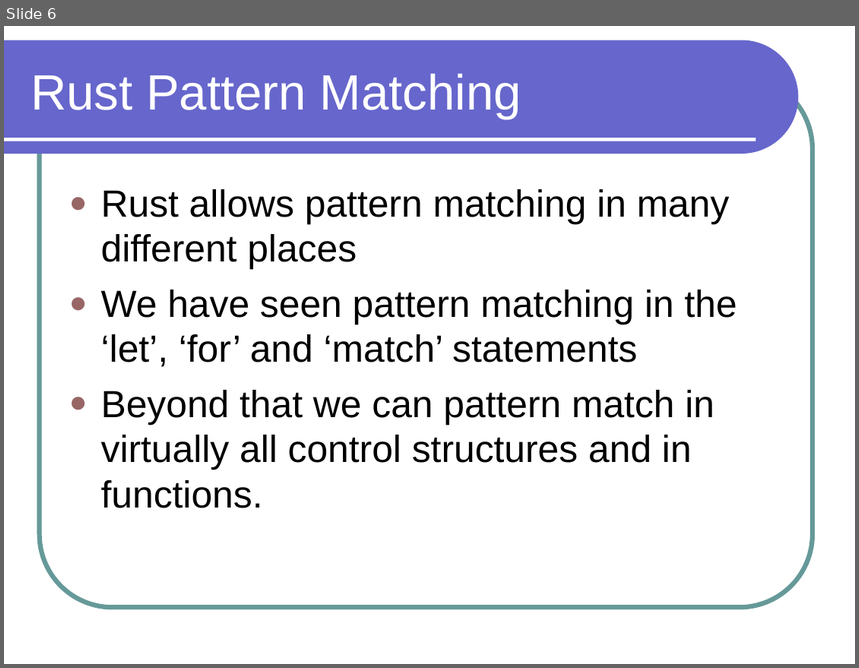
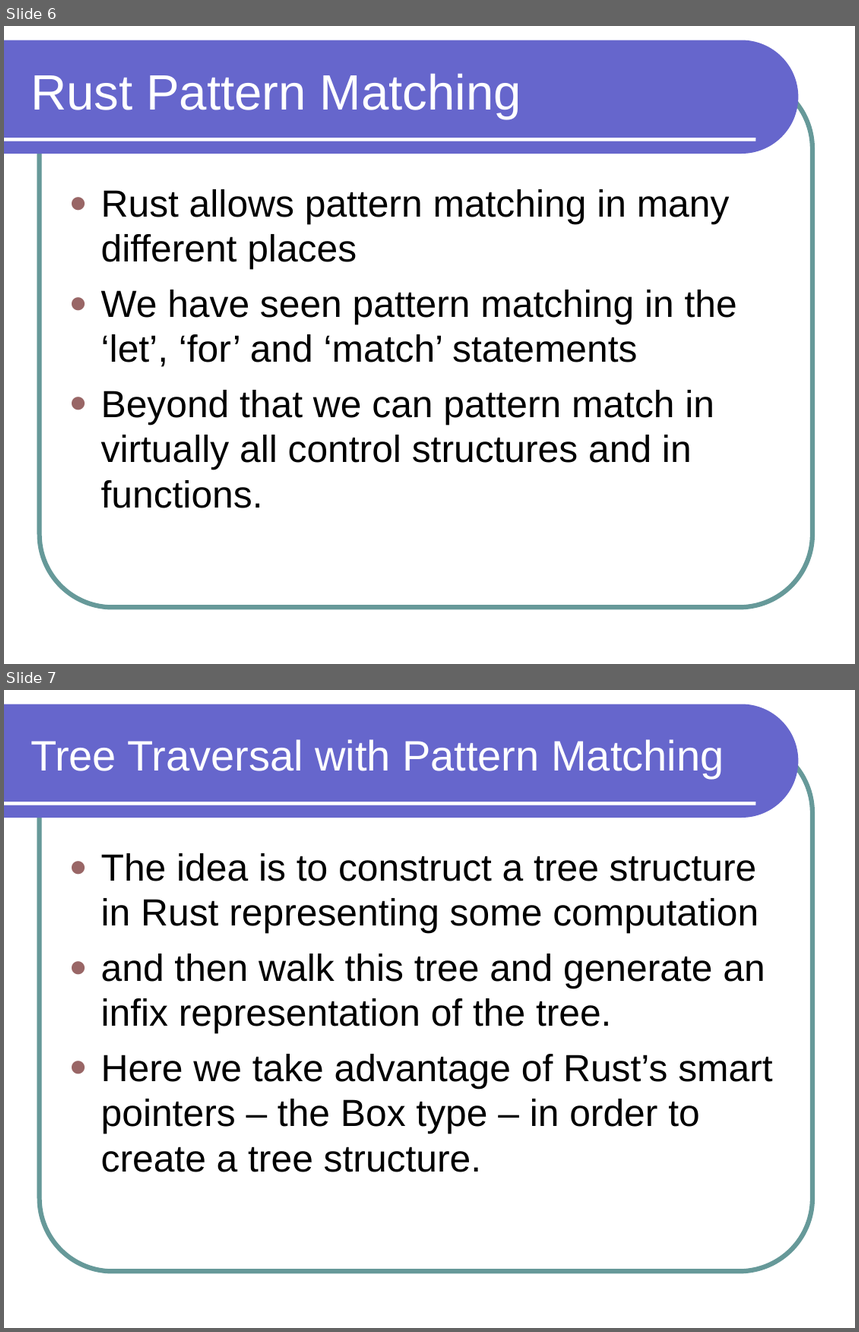
Before and after one commit to lutzhamel/CSC301, a slide deck: notes/csc301-ln006.ppt. Shown one above the other, each under a label of ours: slide 6 before the commit, slides 6 and 7 after it. The pictures are 859x668 and 859x1332 pixels, drawn with LibreOffice and Linux fonts; fonts in the diff are those of the drawing. Boxes give left, top, right and bottom in pixels: in the first picture for what was removed or moved away, otherwise in the second. Text is boxed around its words. In the diff, an @@ line names an element or a change of style, - is before the commit and + after.

```diff
--- a/notes/csc301-ln006.ppt
+++ b/notes/csc301-ln006.ppt
@@ slide 7 added at (4,690,855,1328), background #FFFFFF; not listed: 3 template elements that a slide beside it also shows @@
@@ title added at (31,739,724,778), 36 pt, text #FFFFFF @@
+Tree Traversal with Pattern Matching
@@ text added at (101,853,772,1173), 32 pt, text #000000 @@
+● The idea is to construct a tree structure in Rust representing some computation
+● and then walk this tree and generate an infix representation of the tree.
+● Here we take advantage of Rust’s smart pointers – the Box type – in order to create a tree structure.
```
Also in this commit, not shown: 1 slide changed, 1 other slide added, 12 other files.
